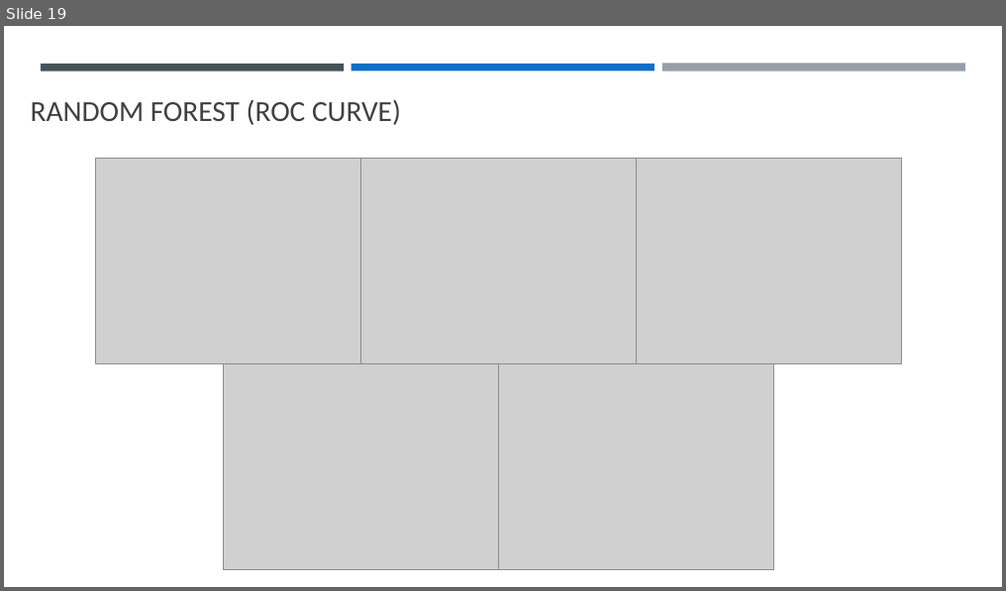
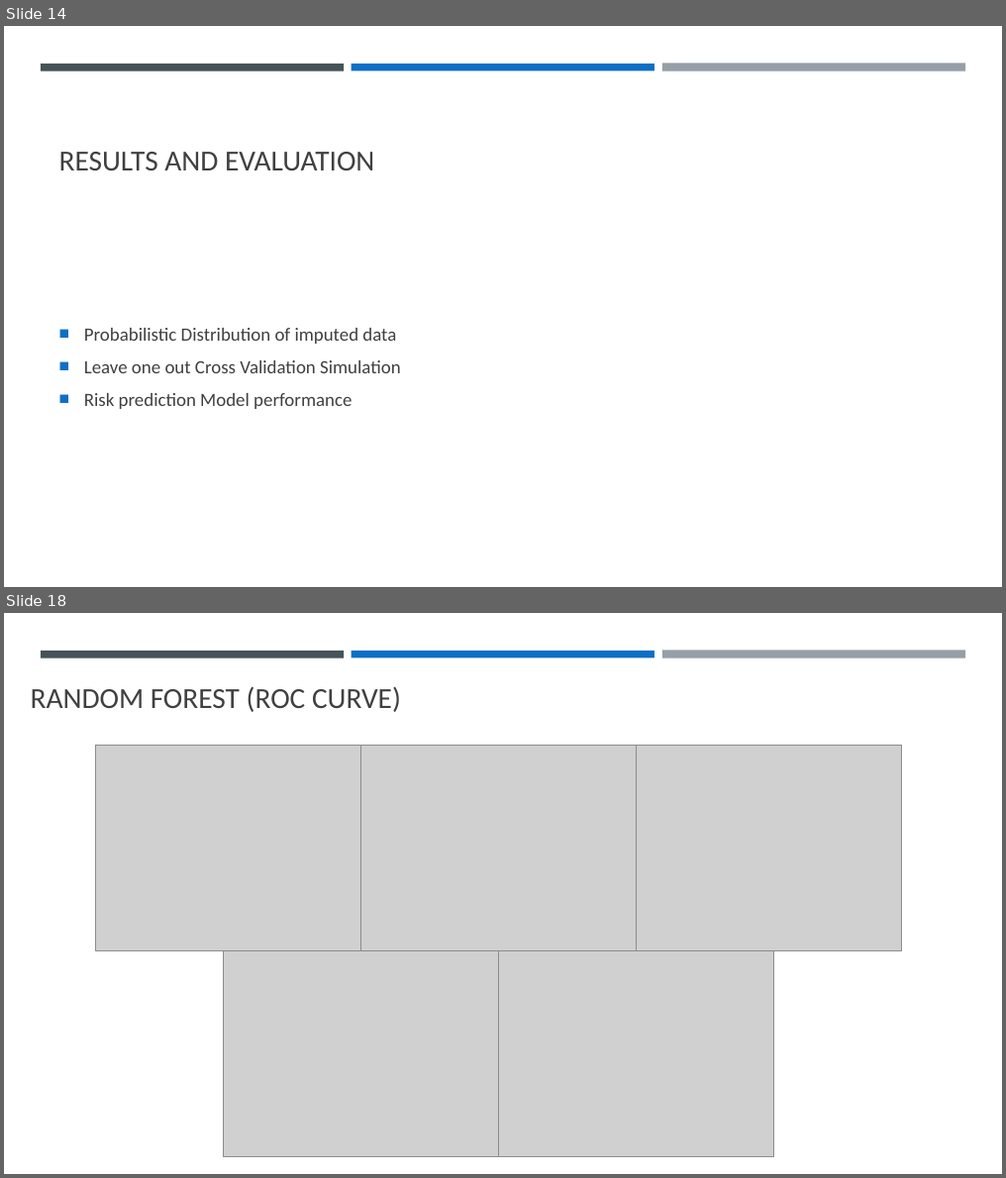
Before and after one commit to llhtoby/MIMIC-III-ML, a slide deck: presentation/Final Presentation.pptx. Shown one above the other, each under a label of ours: slide 19 before the commit, slides 14 and 18 after it; the slides between them are not shown. The pictures are 1006x591 and 1006x1178 pixels, drawn with LibreOffice and Linux fonts; fonts in the diff are those of the drawing; grey boxes stand for pictures. Boxes give left, top, right and bottom in pixels: in the first picture for what was removed or moved away, otherwise in the second. Text is boxed around its words. In the diff, an @@ line names an element or a change of style, - is before the commit and + after.

```diff
--- a/presentation/Final Presentation.pptx
+++ b/presentation/Final Presentation.pptx
@@ slide 14 added at [4,26,1002,587], background #FFFFFF; not listed: 3 template elements that a slide beside it also shows @@
@@ title added at [59,152,374,171], 28 pt, text #404040 @@
+RESULTS AND EVALUATION
@@ text added at [84,328,401,409], 18 pt, text #404040 @@
+■ Probabilistic Distribution of imputed data
+■ Leave one out Cross Validation Simulation
+■ Risk prediction Model performance
@@ what was slide 19 is now slide 18 @@
```
Also in this commit, not shown: 5 slides changed, 19 other slides added, 8 slides removed, 49 other files.
